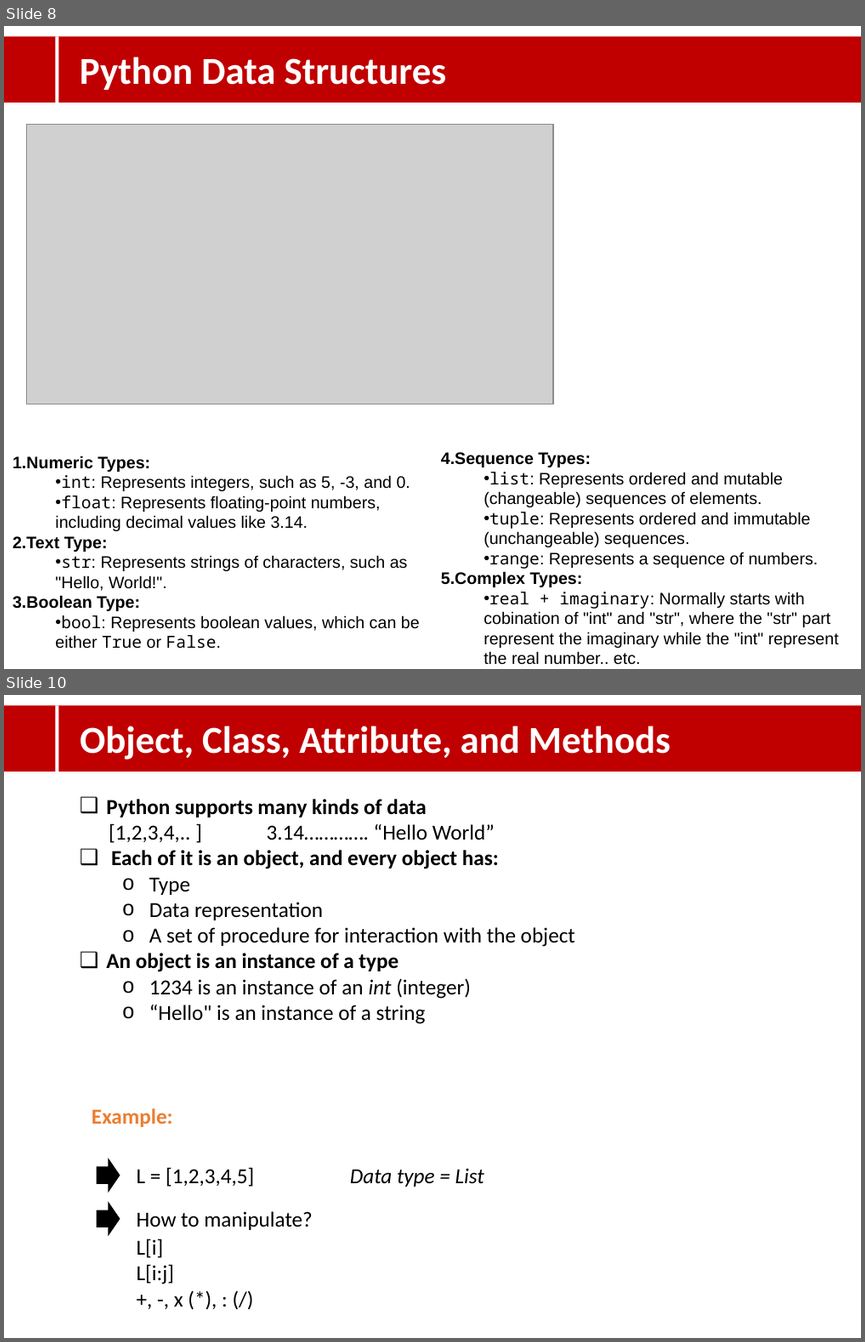
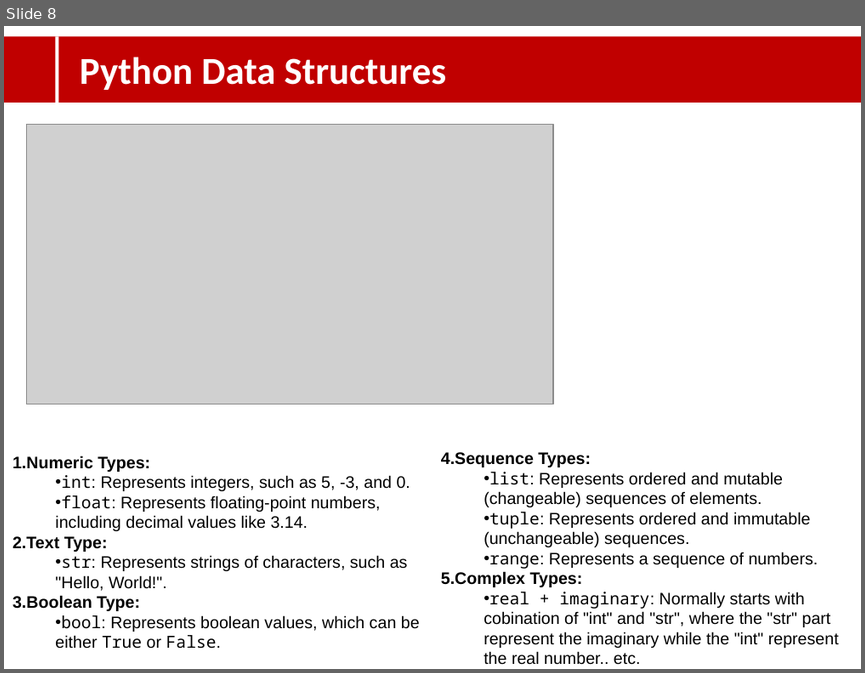
Before and after one commit to research-pedputra/main, a slide deck: docs/Lecture_001.pptx. Shown one above the other, each under a label of ours: slides 8 and 10 before the commit, slide 8 after it; the slides between them are not shown. The pictures are 865x1342 and 865x673 pixels, drawn with LibreOffice and Linux fonts; fonts in the diff are those of the drawing; grey boxes stand for pictures; background and template pictures are left out. Boxes give left, top, right and bottom in pixels: in the first picture for what was removed or moved away, otherwise in the second. Text is boxed around its words. In the diff, an @@ line names an element or a change of style, - is before the commit and + after.

```diff
--- a/docs/Lecture_001.pptx
+++ b/docs/Lecture_001.pptx
@@ slide 10 removed at bbox=[4, 695, 861, 1338], background picture (left out) @@
@@ rectangle removed at bbox=[4, 705, 861, 771] @@
@@ rectangle removed at bbox=[55, 705, 59, 818] @@
@@ text removed at bbox=[80, 726, 670, 760] @@
-Object, Class, Attribute, and Methods
@@ text removed at bbox=[106, 799, 575, 1024] @@
-❑ Python supports many kinds of data
-[1,2,3,4,.. ]………… 3.14…………. “Hello World”
-❑ Each of it is an object, and every object has:
-  o Type
-  o Data representation
-  o A set of procedure for interaction with the object
-❑ An object is an instance of a type
-  o 1234 is an instance of an int (integer)
-  o “Hello" is an instance of a string
@@ text removed at bbox=[92, 1108, 173, 1127] @@
-Example:
@@ right arrow removed at bbox=[97, 1157, 120, 1192] @@
@@ text removed at bbox=[137, 1167, 254, 1186] @@
-L = [1,2,3,4,5]
@@ text removed at bbox=[350, 1168, 484, 1186] @@
-Data type = List
@@ right arrow removed at bbox=[97, 1202, 120, 1236] @@
@@ text removed at bbox=[137, 1211, 313, 1230] @@
-How to manipulate?
@@ text removed at bbox=[137, 1238, 183, 1306] @@
-L[i]
-L[i:j]
-+, -, x (*), : (/)
```
Also in this commit, not shown: 1 slide added, 15 other slides removed, 16 other files.
